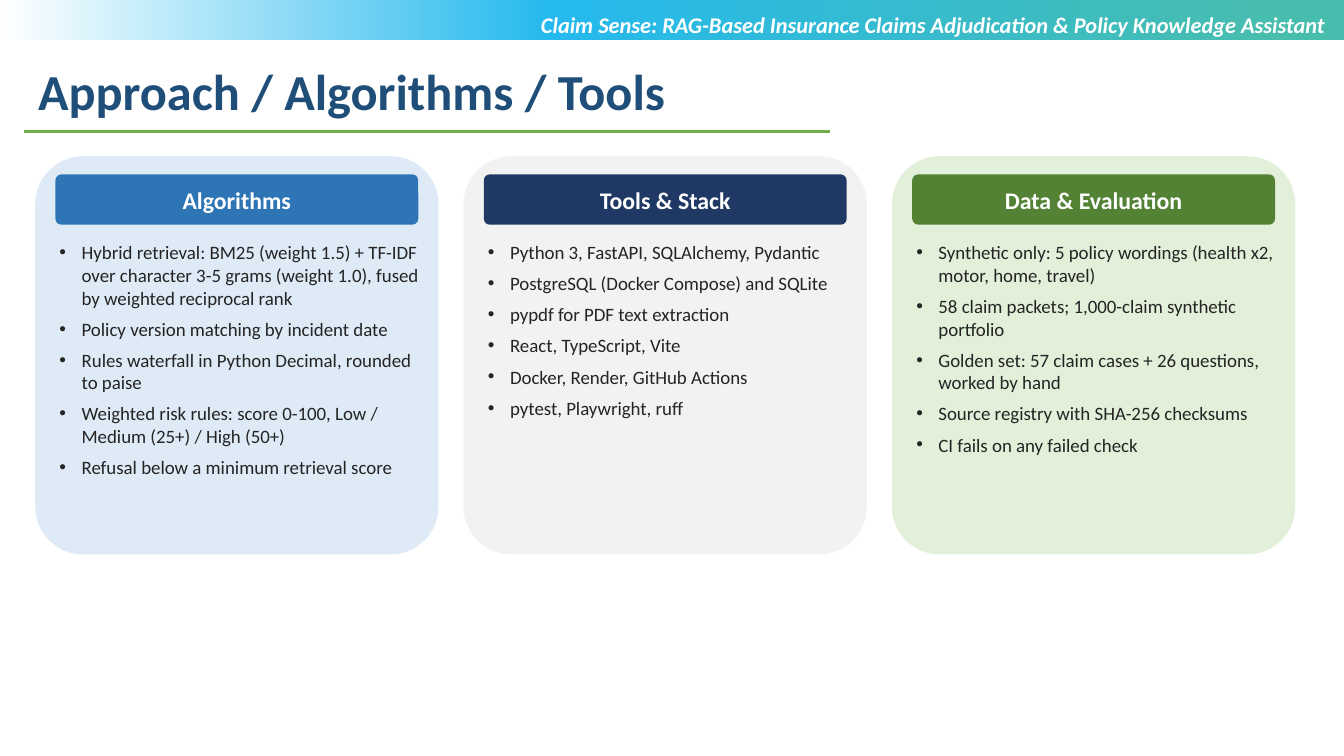
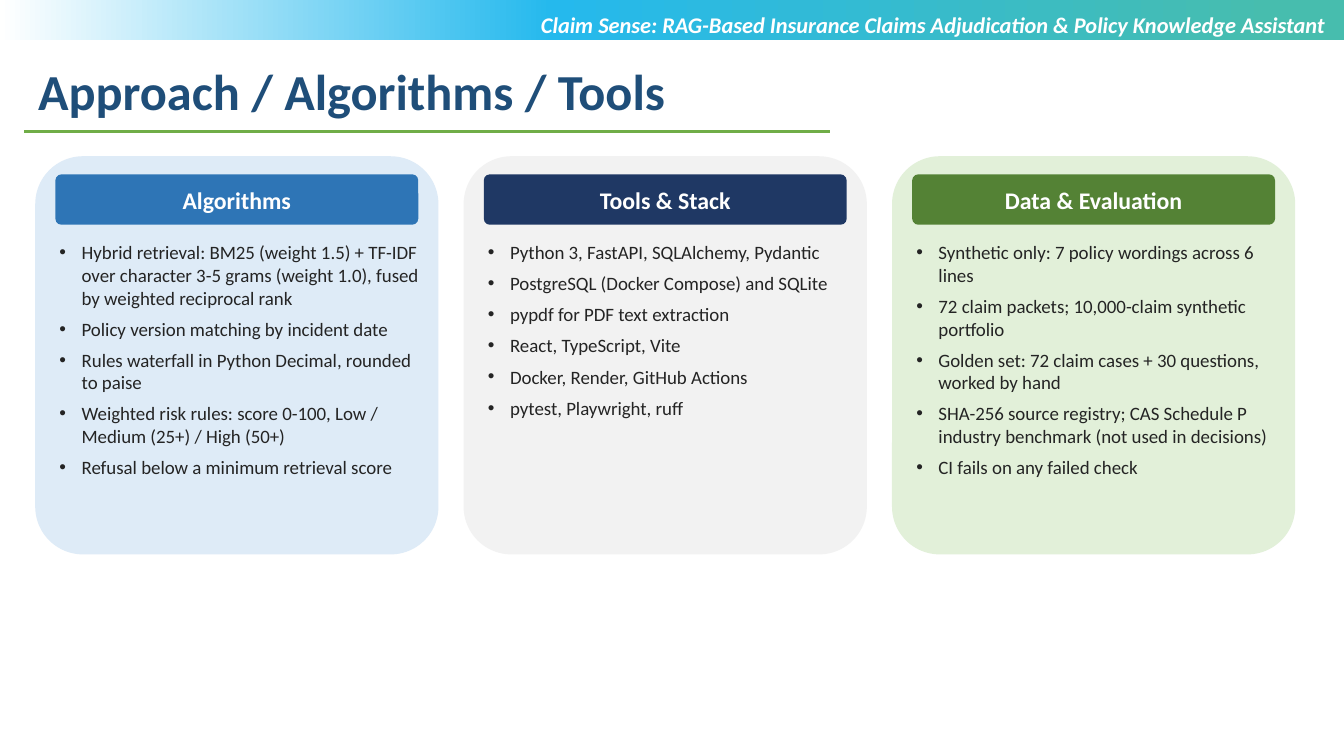
Before and after one commit to sricharansk/CLAIM-SENSE, a slide deck: slide 11 of docs/presentation/Claim_Sense_Review_III_SK_Sricharan.pptx. Drawn at 1344x756 pixels with LibreOffice and Linux fonts; fonts in the diff are those of the drawing; background and template pictures are left out. Boxes give left, top, right and bottom in pixels: in the first picture for what was removed or moved away, otherwise in the second. Text is boxed around its words. In the diff, an @@ line names an element or a change of style, - is before the commit and + after.

```diff
--- a/docs/presentation/Claim_Sense_Review_III_SK_Sricharan.pptx
+++ b/docs/presentation/Claim_Sense_Review_III_SK_Sricharan.pptx
@@ text at [938, 246, 1267, 446]: text changed @@
-• Synthetic only: 5 policy wordings (health x2, motor, home, travel)
-• 58 claim packets; 1,000-claim synthetic portfolio
-• Golden set: 57 claim cases + 26 questions, worked by hand
-• Source registry with SHA-256 checksums
+• Synthetic only: 7 policy wordings across 6 lines
+• 72 claim packets; 10,000-claim synthetic portfolio
+• Golden set: 72 claim cases + 30 questions, worked by hand
+• SHA-256 source registry; CAS Schedule P industry benchmark (not used in decisions)
```
Also in this commit, not shown: 9 other slides changed, 39 other files.
